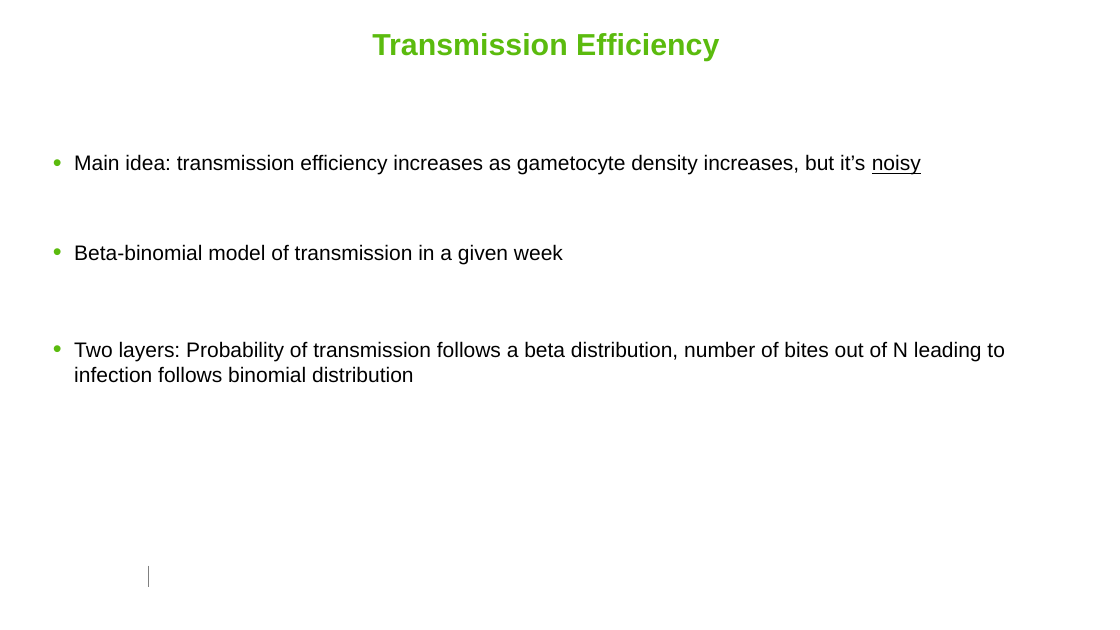
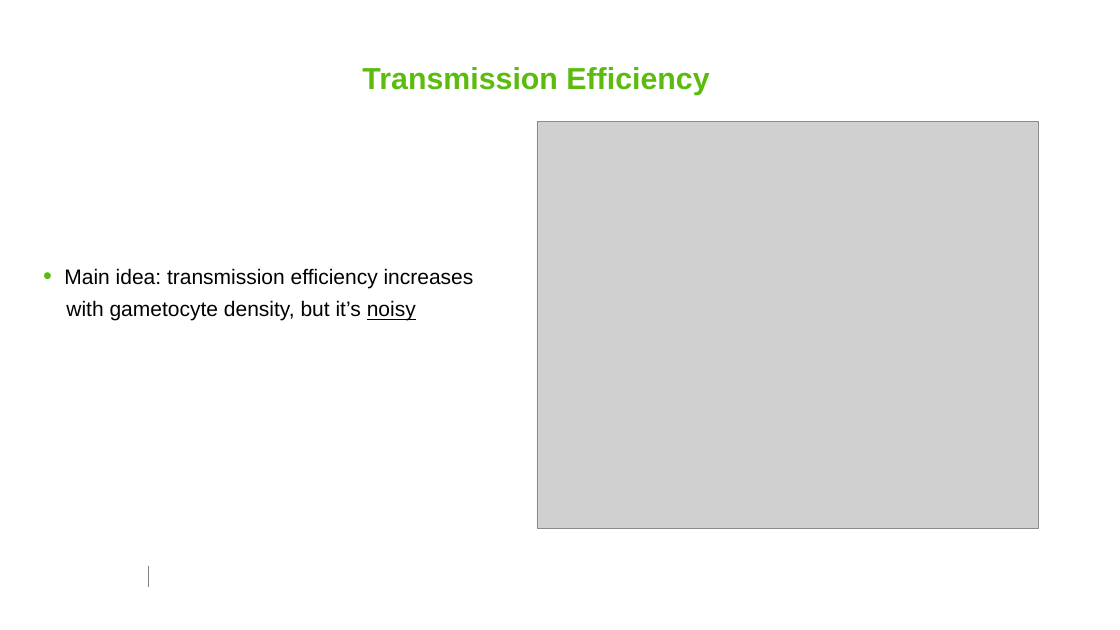
Before and after one commit to smitdave/MASH-Main, a slide deck: slide 23 of MASH-dev/JohnHenry/PDG/PfPDG.pptm (slide 15 before the commit). Drawn at 1120x630 pixels with LibreOffice and Linux fonts; fonts in the diff are those of the drawing; grey boxes stand for pictures; background and template pictures are left out. Boxes give left, top, right and bottom in pixels: in the first picture for what was removed or moved away, otherwise in the second. Text is boxed around its words. In the diff, an @@ line names an element or a change of style, - is before the commit and + after.

```diff
--- a/MASH-dev/JohnHenry/PDG/PfPDG.pptm
+++ b/MASH-dev/JohnHenry/PDG/PfPDG.pptm
@@ title "Transmission Efficiency": place and size @@
-title "Transmission Efficiency" at [372,33,719,61]
+title "Transmission Efficiency" at [362,67,709,95]
@@ picture added at [537,122,1038,528] @@
@@ text at [64,268,474,321]: text changed @@
-• Main idea: transmission efficiency increases as gametocyte density increases, but it’s noisy
-• Beta-binomial model of transmission in a given week
-• Two layers: Probability of transmission follows a beta distribution, number of bites out of N leading to infection follows binomial distribution
+• Main idea: transmission efficiency increases
+with gametocyte density, but it’s noisy
```
Also in this commit, not shown: 4 other slides changed, 11 slides added, 2 slides removed, 5 other files.
